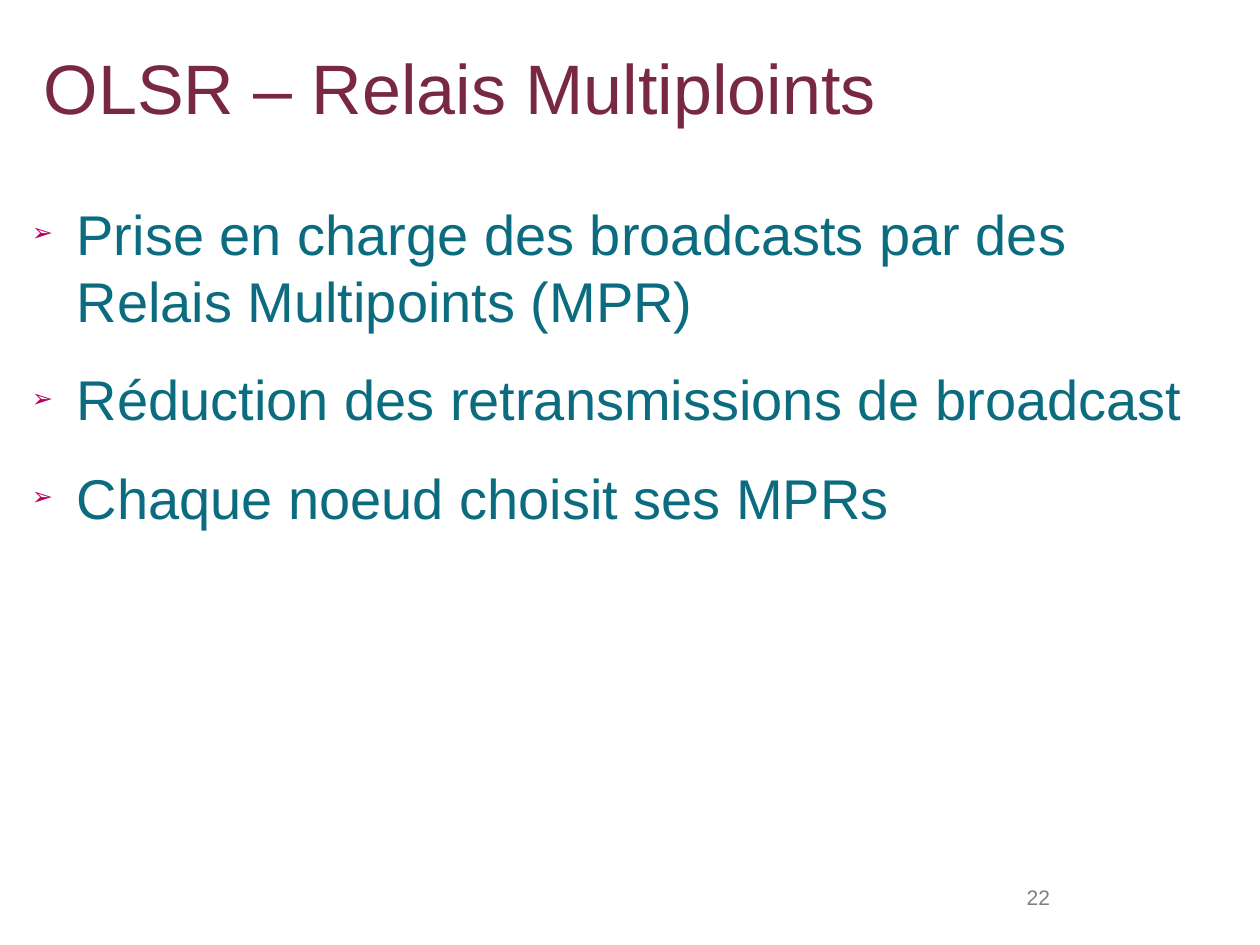
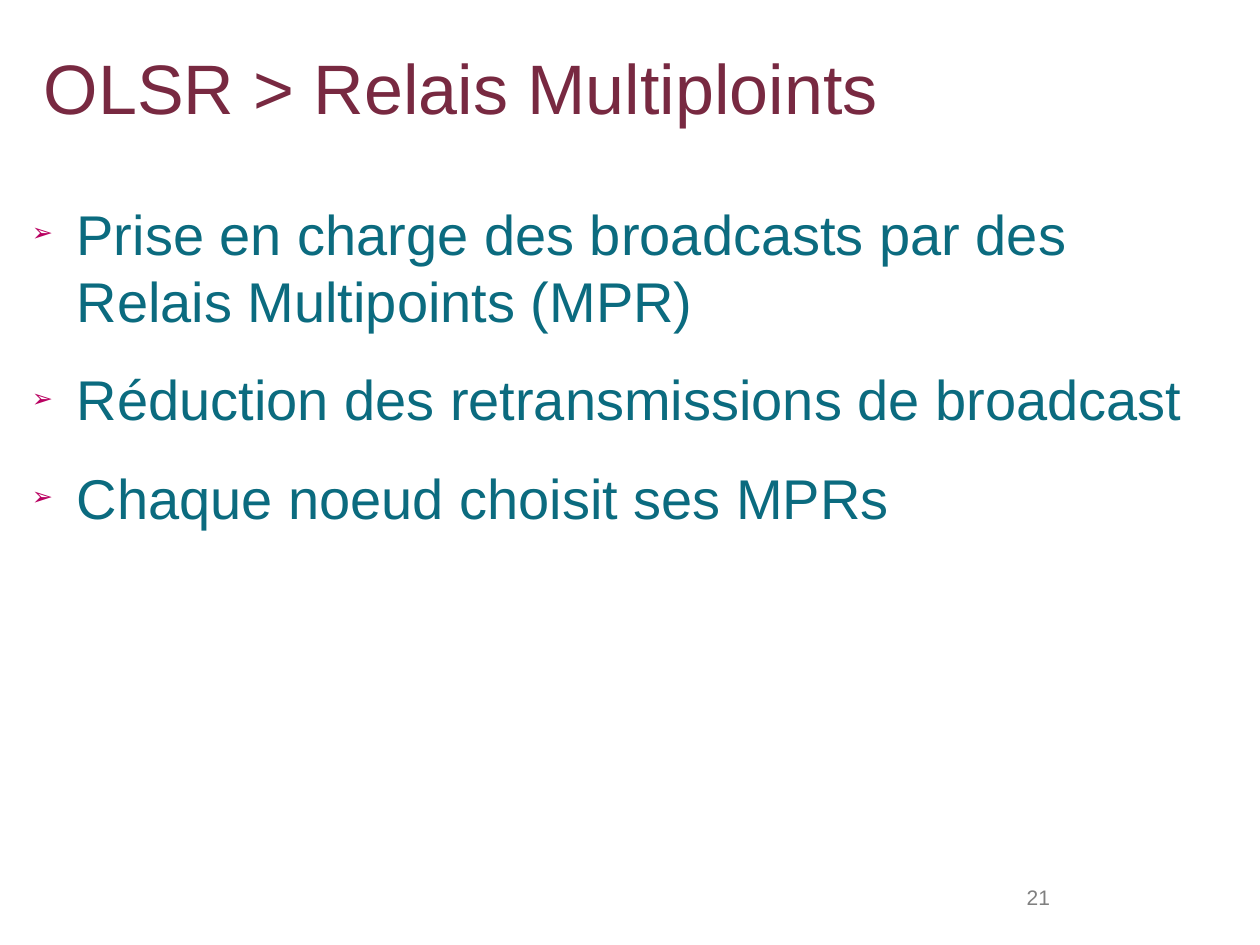
Before and after one commit to lbarbisan/adhoc, a slide deck: slide 21 of work/les_routages_adhoc.odp (slide 22 before the commit). Drawn at 1260x945 pixels with LibreOffice and Linux fonts; fonts in the diff are those of the drawing; background and template pictures are left out. Boxes give left, top, right and bottom in pixels: in the first picture for what was removed or moved away, otherwise in the second. Text is boxed around its words. In the diff, an @@ line names an element or a change of style, - is before the commit and + after.

```diff
--- a/work/les_routages_adhoc.odp
+++ b/work/les_routages_adhoc.odp
@@ title at (44,63,878,127): text changed @@
-OLSR – Relais Multiploints
+OLSR > Relais Multiploints
@@ page number at (1027,890,1050,905): text changed @@
-22
+21
```
Also in this commit, not shown: 28 other slides changed, 1 slide removed, 1 other file.
